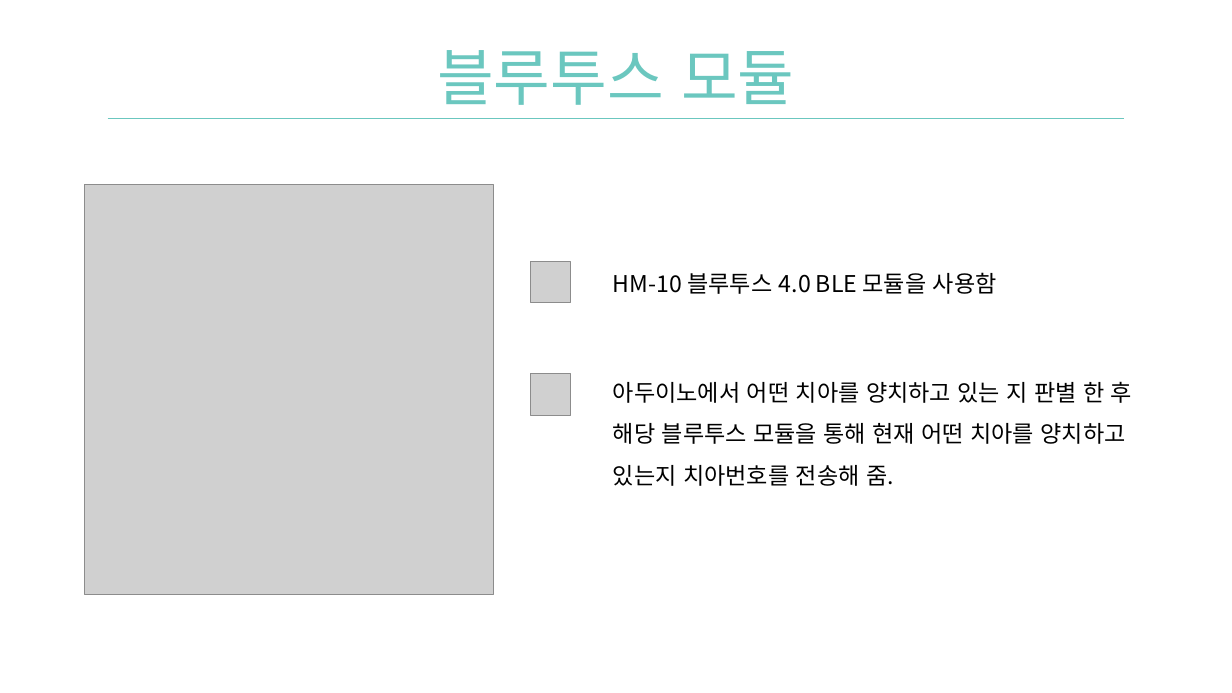
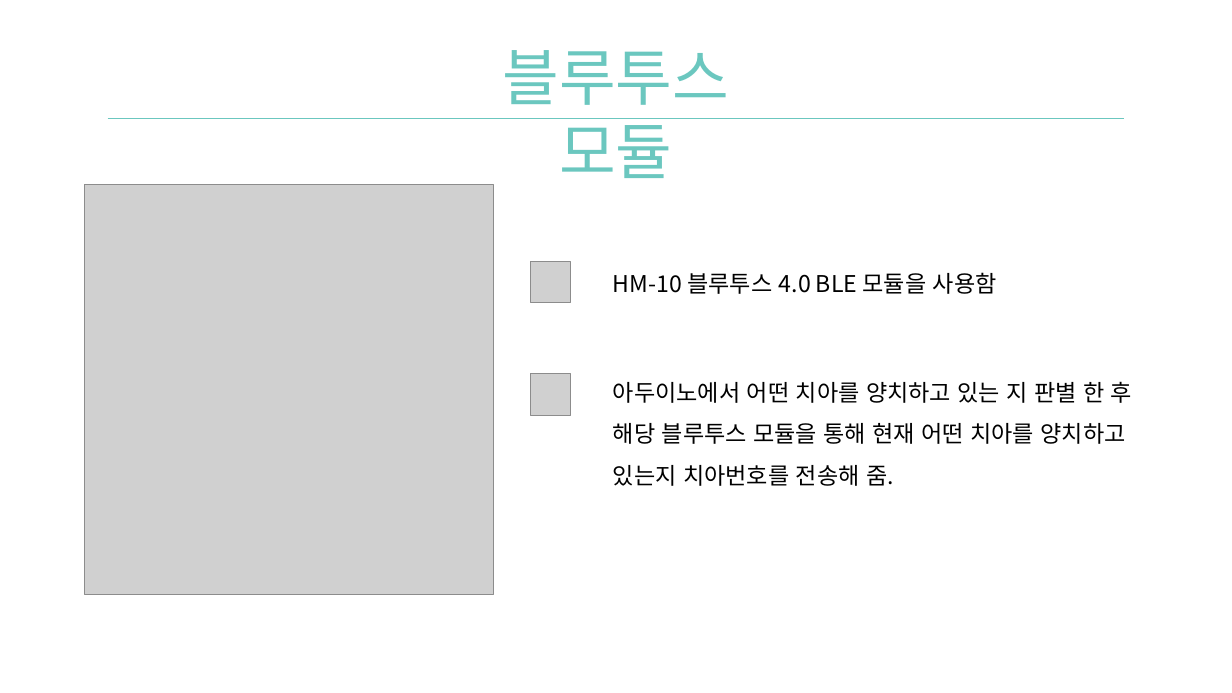
Before and after one commit to Team-Achi/Docs, a slide deck: slide 8 of PPT/캡스톤디자인_9주차_중간데모_발표자료_5조.pptx. Drawn at 1232x693 pixels with LibreOffice and Linux fonts; fonts in the diff are those of the drawing; grey boxes stand for pictures; background and template pictures are left out. Boxes give left, top, right and bottom in pixels: in the first picture for what was removed or moved away, otherwise in the second. Text is boxed around its words. In the diff, an @@ line names an element or a change of style, - is before the commit and + after.

```diff
--- a/PPT/캡스톤디자인_9주차_중간데모_발표자료_5조.pptx
+++ b/PPT/캡스톤디자인_9주차_중간데모_발표자료_5조.pptx
@@ text "블루투스 모듈": place and size @@
-text "블루투스 모듈" at [437, 50, 794, 105]
+text "블루투스 모듈" at [503, 50, 730, 178]
@@ text "블루투스 모듈" at [503, 50, 730, 178]: font Arial Narrow to Noto Sans CJK KR @@
```
Also in this commit, not shown: 12 other slides changed.
